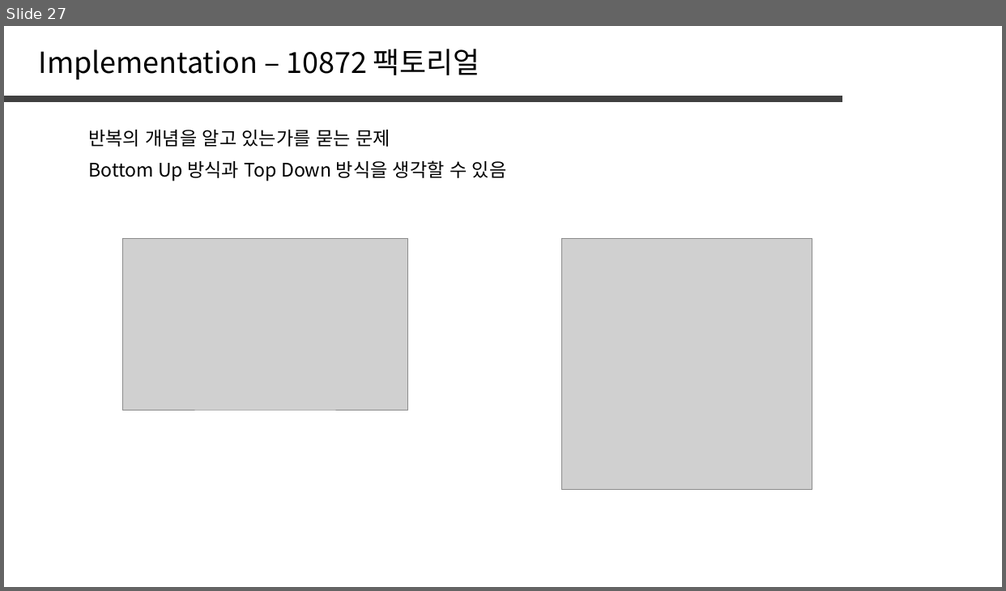
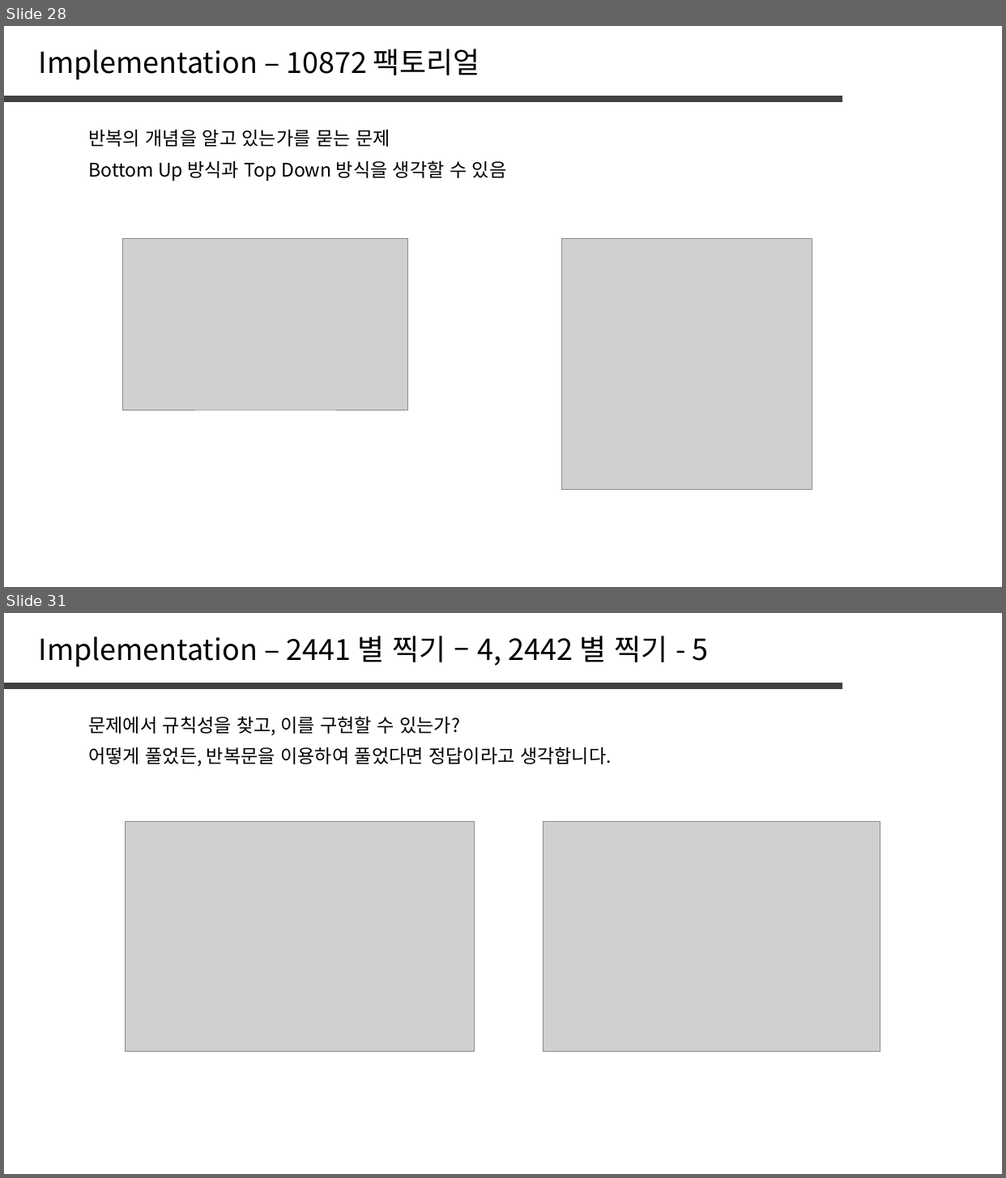
Before and after one commit to jaehoo1/PS-study, a slide deck: study/1_OT.pptx. Shown one above the other, each under a label of ours: slide 27 before the commit, slides 28 and 31 after it; the slides between them are not shown. The pictures are 1006x591 and 1006x1178 pixels, drawn with LibreOffice and Linux fonts; fonts in the diff are those of the drawing; grey boxes stand for pictures. Boxes give left, top, right and bottom in pixels: in the first picture for what was removed or moved away, otherwise in the second. Text is boxed around its words. In the diff, an @@ line names an element or a change of style, - is before the commit and + after.

```diff
--- a/study/1_OT.pptx
+++ b/study/1_OT.pptx
@@ slide 31 added at box(4, 613, 1002, 1174), background #FFFFFF @@
@@ text added at box(39, 636, 709, 667), 28 pt, text #000000 @@
+Implementation – 2441 별 찍기 – 4, 2442 별 찍기 - 5
@@ line added from (4, 686) to (842, 686), #404040 6 pt @@
@@ text added at box(88, 716, 460, 735), 18 pt, text #000000 @@
+문제에서 규칙성을 찾고, 이를 구현할 수 있는가?
@@ text added at box(88, 747, 612, 766), 18 pt, text #000000 @@
+어떻게 풀었든, 반복문을 이용하여 풀었다면 정답이라고 생각합니다.
@@ picture added at box(126, 822, 474, 1053) @@
@@ picture added at box(543, 822, 880, 1053) @@
@@ what was slide 27 is now slide 28 @@
```
Also in this commit, not shown: 7 other slides added, 1 slide removed.
